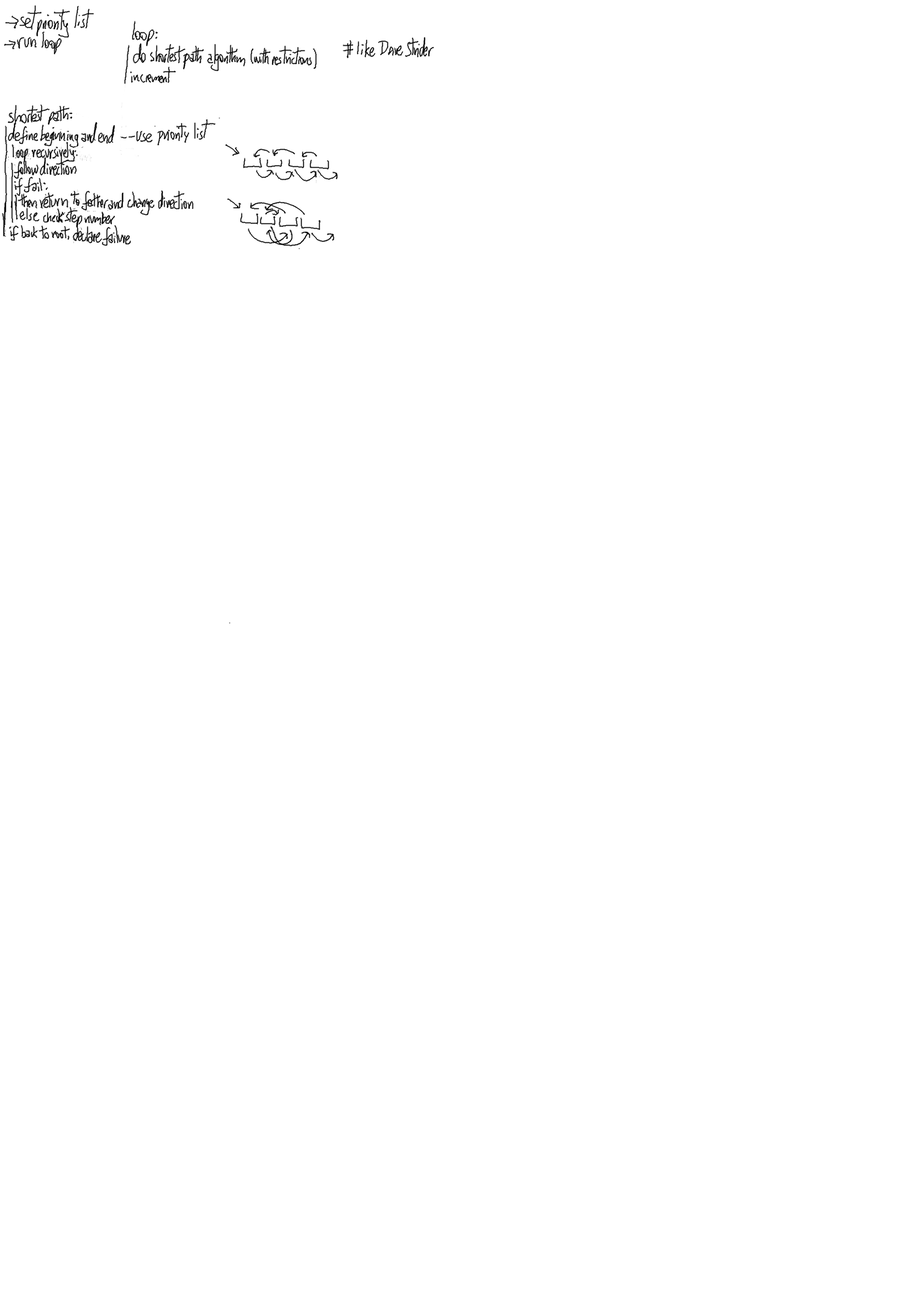
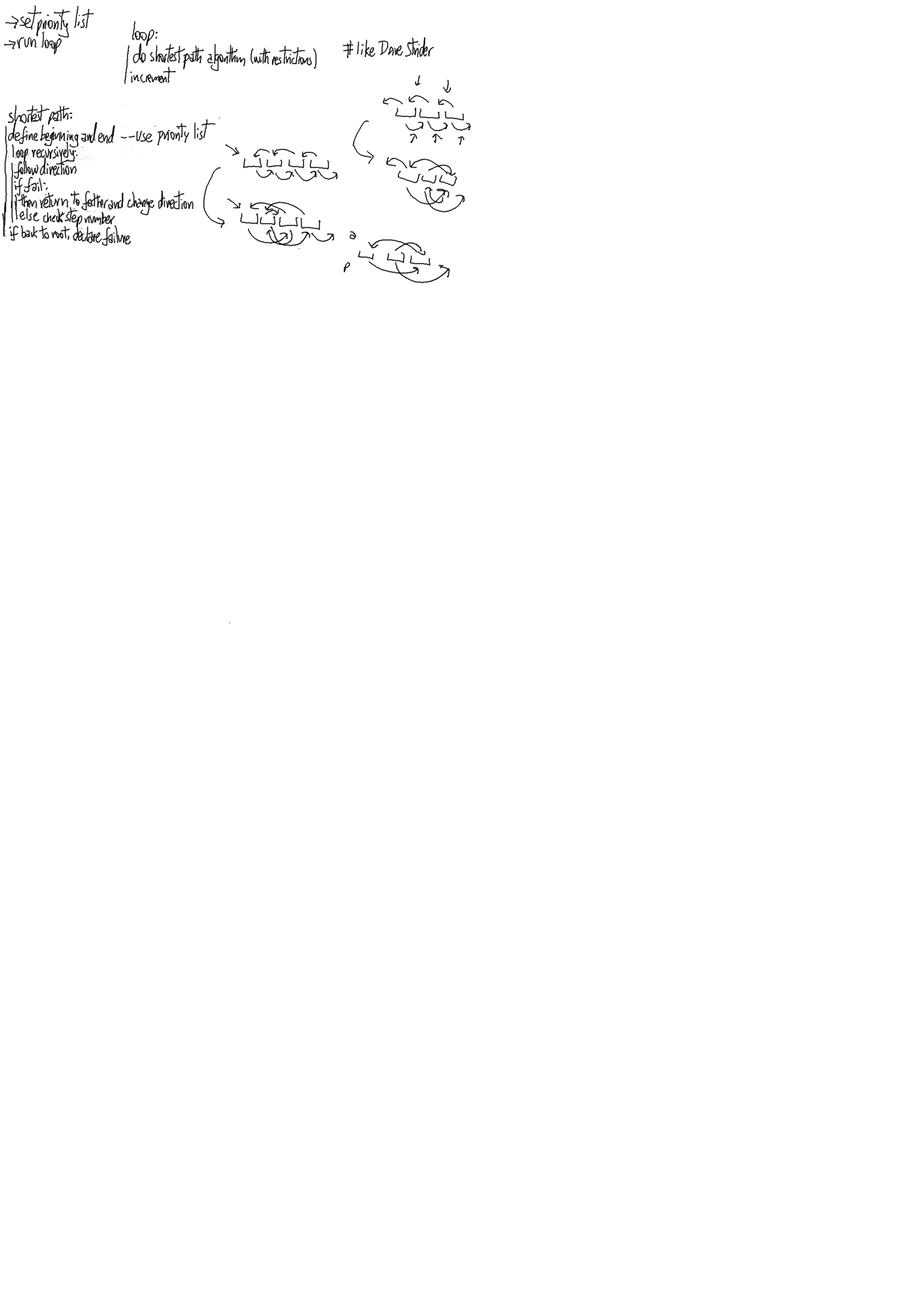
Revision of a layered 923 x 1303 image; what changed, layer by layer:
painted on "Background" over [203, 75, 472, 284]
